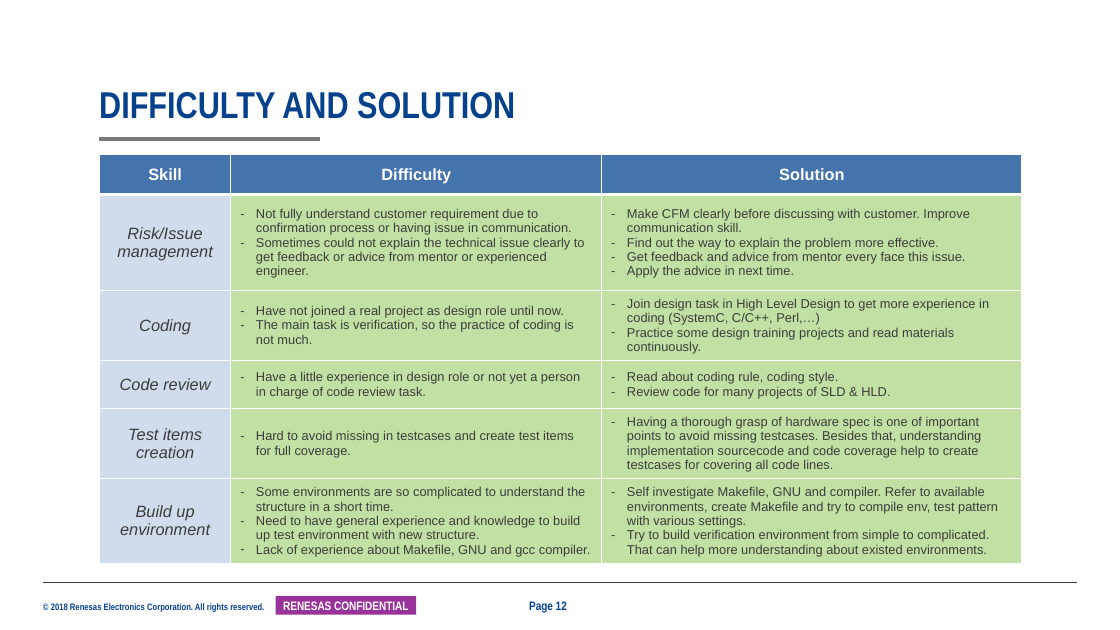
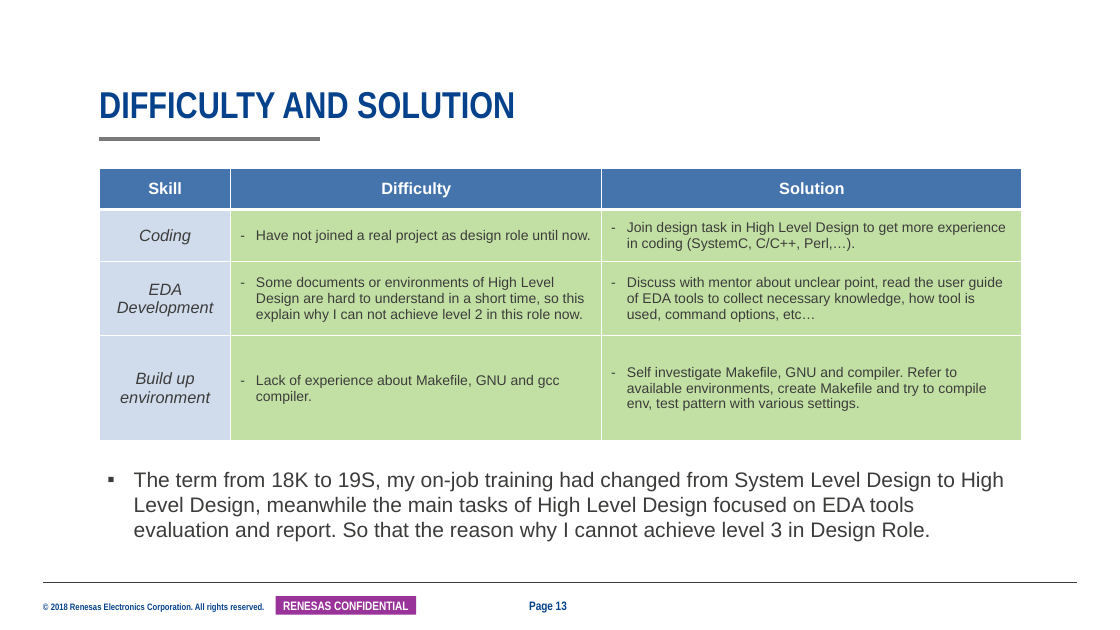
Before and after one commit to NhamXuanTung/LSICommonKnowledge, a slide deck: slide 13 of 25G_Mentor_Mentee_Mid-term_TungNham_1960.pptx (slide 12 before the commit). Drawn at 1120x630 pixels with LibreOffice and Linux fonts; fonts in the diff are those of the drawing; background and template pictures are left out. Boxes give left, top, right and bottom in pixels: in the first picture for what was removed or moved away, otherwise in the second. Text is boxed around its words. In the diff, an @@ line names an element or a change of style, - is before the commit and + after.

```diff
--- a/25G_Mentor_Mentee_Mid-term_TungNham_1960.pptx
+++ b/25G_Mentor_Mentee_Mid-term_TungNham_1960.pptx
@@ table at (x1=99, y1=169, x2=1023, y2=441) @@
-row 2: Risk/Issue management | Not fully understand customer requirement due to confirmation process or having issue in communication. / Sometimes could not explain the technical issue clearly to get feedback or advice from mentor or experienced engineer. | Make CFM clearly before discussing with customer. Improve communication skill. / Find out the way to explain the problem more effective. / Get feedback and advice from mentor every face this issue. / Apply the advice in next time.
-row 3: Coding | Have not joined a real project as design role until now. / The main task is verification, so the practice of coding is not much. | Join design task in High Level Design to get more experience in coding (SystemC, C/C++, Perl,…) / Practice some design training projects and read materials continuously.
-row 4: Code review | Have a little experience in design role or not yet a person in charge of code review task. | Read about coding rule, coding style. / Review code for many projects of SLD & HLD.
-row 5: Test items creation | Hard to avoid missing in testcases and create test items for full coverage. | Having a thorough grasp of hardware spec is one of important points to avoid missing testcases. Besides that, understanding implementation sourcecode and code coverage help to create testcases for covering all code lines.
-row 6: Build up environment | Some environments are so complicated to understand the structure in a short time. / Need to have general experience and knowledge to build up test environment with new structure. / Lack of experience about Makefile, GNU and gcc compiler. | Self investigate Makefile, GNU and compiler. Refer to available environments, create Makefile and try to compile env, test pattern with various settings. / Try to build verification environment from simple to complicated. That can help more understanding about existed environments.
+row 2: Coding | Have not joined a real project as design role until now. | Join design task in High Level Design to get more experience in coding (SystemC, C/C++, Perl,…).
+row 3: EDA Development | Some documents or environments of High Level Design are hard to understand in a short time, so this explain why I can not achieve level 2 in this role now. | Discuss with mentor about unclear point, read the user guide of EDA tools to collect necessary knowledge, how tool is used, command options, etc…
+row 4: Build up environment | Lack of experience about Makefile, GNU and gcc compiler. | Self investigate Makefile, GNU and compiler. Refer to available environments, create Makefile and try to compile env, test pattern with various settings.
@@ table resized from (x1=99, y1=155, x2=1023, y2=567) to (x1=99, y1=169, x2=1023, y2=441) @@
@@ text added at (x1=134, y1=471, x2=1004, y2=542), 18 pt, text #3C3C3B @@
+▪ The term from 18K to 19S, my on-job training had changed from System Level Design to High Level Design, meanwhile the main tasks of High Level Design focused on EDA tools evaluation and report. So that the reason why I cannot achieve level 3 in Design Role.
```
Also in this commit, not shown: 10 other slides changed, 2 slides added, 3 slides removed.
